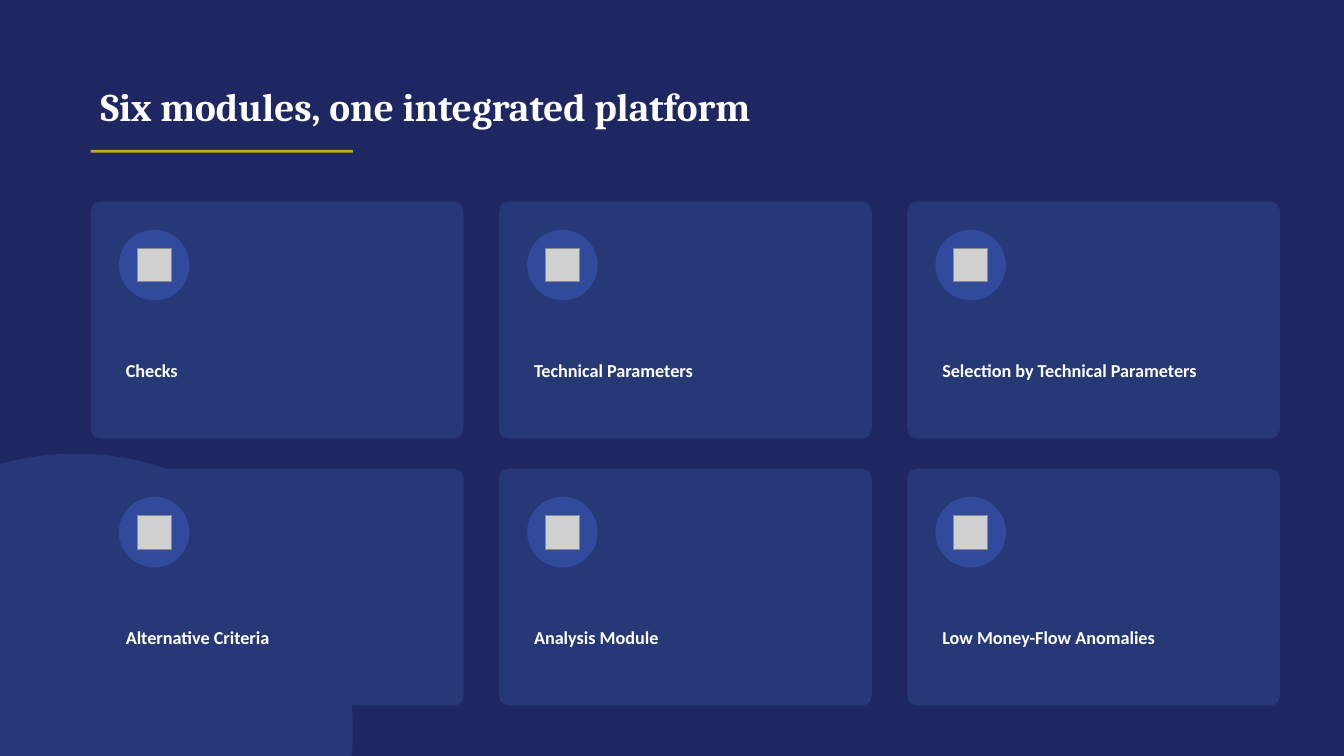
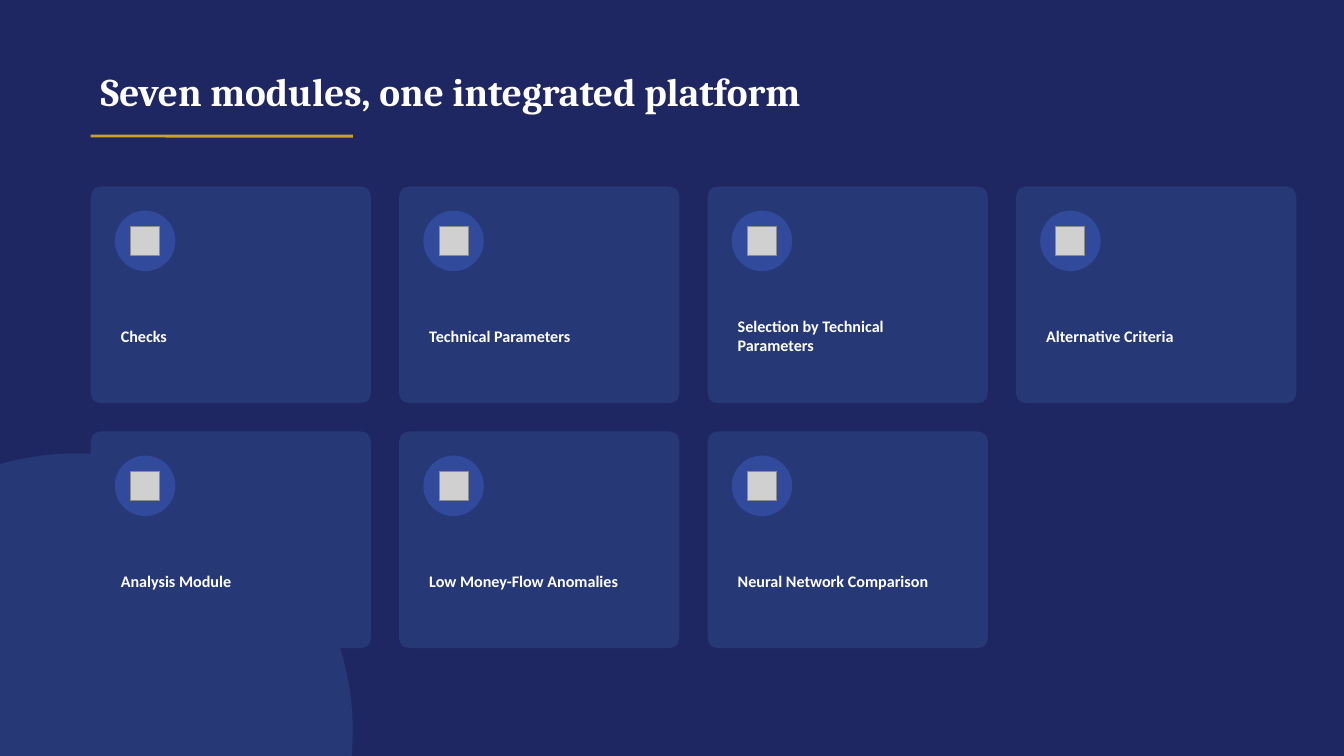
Before and after one commit to antonioluiscliment/fondo-ia-web, a slide deck: slide 10 of PLAN/AI_Guided_Portfolio_Management.pptx (slide 9 before the commit). Drawn at 1344x756 pixels with LibreOffice and Linux fonts; fonts in the diff are those of the drawing; grey boxes stand for pictures. Boxes give left, top, right and bottom in pixels: in the first picture for what was removed or moved away, otherwise in the second. Text is boxed around its words. In the diff, an @@ line names an element or a change of style, - is before the commit and + after.

```diff
--- a/PLAN/AI_Guided_Portfolio_Management.pptx
+++ b/PLAN/AI_Guided_Portfolio_Management.pptx
@@ text at (101, 78, 800, 115): text changed @@
-Six modules, one integrated platform
+Seven modules, one integrated platform
@@ line moved from (91, 151) - (353, 151) to (91, 136) - (353, 136) @@
@@ rounded rectangle: place and size @@
-rounded rectangle at (91, 202, 464, 439)
+rounded rectangle at (91, 187, 371, 403)
@@ rounded rectangle: place and size @@
-rounded rectangle at (499, 202, 872, 439)
+rounded rectangle at (399, 187, 680, 403)
@@ rounded rectangle: place and size @@
-rounded rectangle at (907, 202, 1280, 439)
+rounded rectangle at (708, 187, 988, 403)
@@ rounded rectangle: place and size @@
-rounded rectangle at (91, 469, 464, 706)
+rounded rectangle at (1016, 187, 1297, 403)
@@ ellipse: place and size @@
-ellipse at (119, 230, 190, 300)
+ellipse at (115, 211, 175, 271)
@@ picture: place and size @@
-picture at (137, 248, 171, 282)
+picture at (131, 227, 160, 256)
@@ ellipse: place and size @@
-ellipse at (527, 230, 598, 300)
+ellipse at (423, 211, 484, 271)
@@ picture: place and size @@
-picture at (545, 248, 580, 282)
+picture at (440, 227, 469, 256)
@@ ellipse: place and size @@
-ellipse at (936, 230, 1006, 300)
+ellipse at (732, 211, 792, 271)
@@ picture: place and size @@
-picture at (954, 248, 988, 282)
+picture at (748, 227, 777, 256)
@@ ellipse: place and size @@
-ellipse at (119, 497, 190, 568)
+ellipse at (1041, 211, 1101, 271)
@@ picture: place and size @@
-picture at (137, 515, 171, 549)
+picture at (1057, 227, 1086, 256)
@@ text "Checks": place and size @@
-text "Checks" at (126, 364, 178, 377)
+text "Checks" at (121, 330, 167, 342)
@@ text "Technical Parameters": place and size @@
-text "Technical Parameters" at (534, 364, 693, 377)
+text "Technical Parameters" at (429, 330, 570, 342)
@@ text "Selection by Technical Parameters": place and size @@
-text "Selection by Technical Parameters" at (942, 364, 1197, 380)
+text "Selection by Technical Parameters" at (738, 320, 883, 351)
@@ text "Alternative Criteria": place and size @@
-text "Alternative Criteria" at (126, 631, 270, 644)
+text "Alternative Criteria" at (1046, 330, 1173, 342)
@@ rounded rectangle: place and size @@
-rounded rectangle at (499, 469, 872, 706)
+rounded rectangle at (91, 432, 371, 648)
@@ proportions changed in 6 elements at (91, 187, 371, 403), (399, 187, 680, 403), (708, 187, 988, 403), (1016, 187, 1297, 403), (91, 432, 371, 648), (399, 432, 680, 648) @@
@@ rounded rectangle: place and size @@
-rounded rectangle at (907, 469, 1280, 706)
+rounded rectangle at (399, 432, 680, 648)
@@ rounded rectangle added at (708, 432, 988, 648), fill #263876 @@
@@ ellipse: place and size @@
-ellipse at (527, 497, 598, 568)
+ellipse at (115, 456, 175, 516)
@@ picture: place and size @@
-picture at (545, 515, 580, 549)
+picture at (131, 472, 160, 501)
@@ ellipse: place and size @@
-ellipse at (936, 497, 1006, 568)
+ellipse at (423, 456, 484, 516)
@@ picture: place and size @@
-picture at (954, 515, 988, 549)
+picture at (440, 472, 469, 501)
@@ ellipse added at (732, 456, 792, 516), fill #324A9B @@
@@ picture added at (748, 472, 777, 501) @@
@@ text "Analysis Module": place and size @@
-text "Analysis Module" at (534, 631, 659, 647)
+text "Analysis Module" at (121, 575, 231, 590)
@@ size 13 to 11.5 pt in 6 elements at (121, 330, 167, 342), (429, 330, 570, 342), (738, 320, 883, 351), (1046, 330, 1173, 342), (121, 575, 231, 590), (429, 575, 618, 590) @@
@@ text "Low Money-Flow Anomalies": place and size @@
-text "Low Money-Flow Anomalies" at (942, 631, 1155, 647)
+text "Low Money-Flow Anomalies" at (429, 575, 618, 590)
@@ text added at (738, 575, 928, 590), 11.5 pt, text #FFFFFF, bold @@
+Neural Network Comparison
```
Also in this commit, not shown: 1 slide added, 1 other file.
